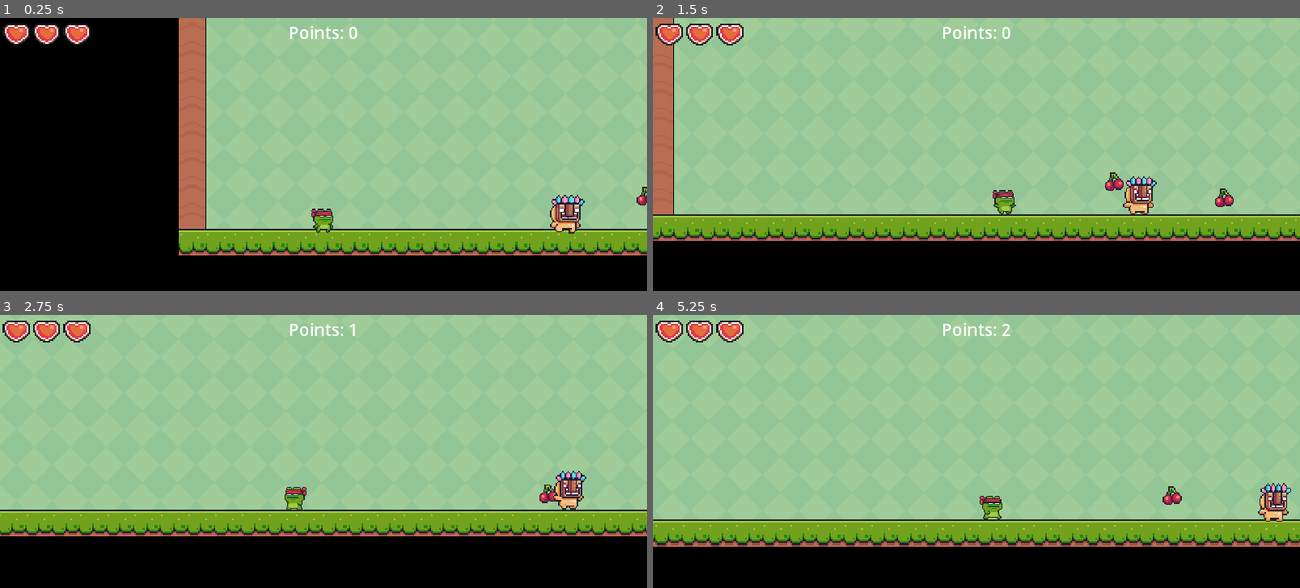
Above: before the commit, frames 1-4 (two rows, left to right).
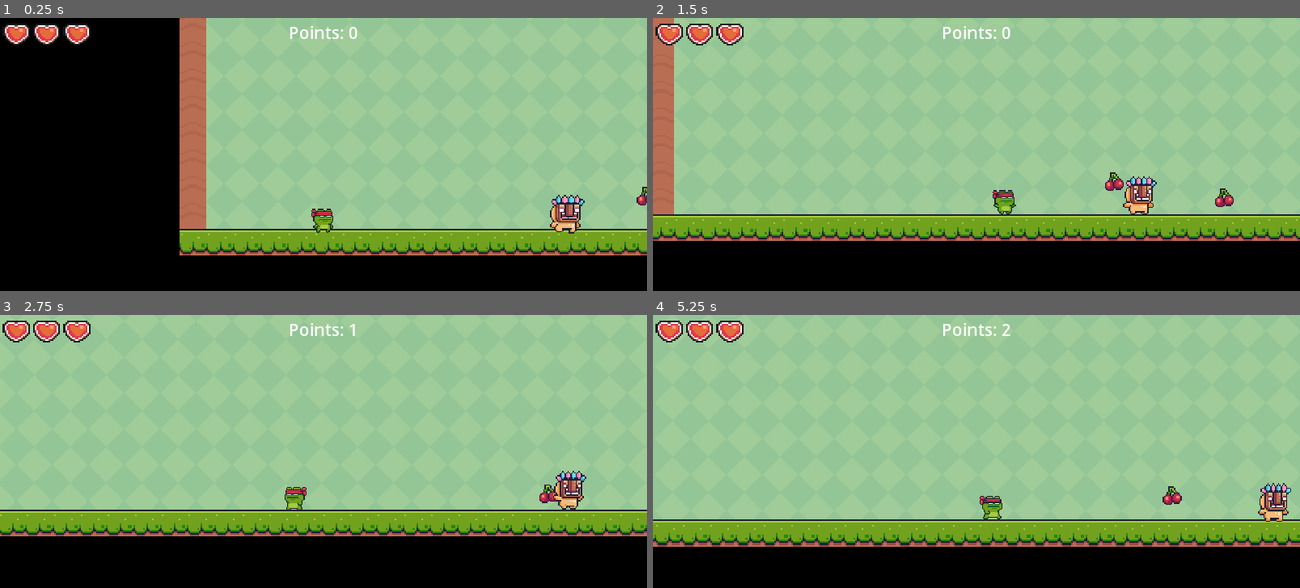
Above: after the commit, the same moments.

Repository: Zain12468/Godot-Side-Scroller-Game
Game: Godot game, scene res://Scenes/Levels/Level 1.tscn
The game is run twice, just before and just after one commit, with the same random seed, the same clock (stepped at 60 frames per second) and the same inputs.
Inputs:
- Up to frame 1 (0.25 s): no input
- Up to frame 2 (1.5 s): tap Enter (ui_accept) at 0.5, 0.77 s; hold Right (ui_right) from 0.53 s (still down)
- Up to frame 3 (2.75 s): tap Enter (ui_accept) at 1.52 s; release Right (ui_right) at 2.03 s; hold Left (ui_left) from 2.03 s (still down)
- Up to frame 4 (5.25 s): release Left (ui_left) at 2.78 s; hold Right (ui_right) 2.78-4.28 s; tap Enter (ui_accept) at 3.02, 3.77, 4.52 s; hold Left (ui_left) 4.28-5.03 s; hold Right (ui_right) from 5.03 s (still down)

The runs differ from the first frame. In frame 1, 0.7% of the frame differs, in the area x 27-99%, y 0-87%; in frame 2, 0.7%, in the area x 0-100%, y 0-82%; in frame 3, 0.5%; in frame 4, 0.7%.

Commit message:
Enemy Update 2
Issue Resolved: Enemy can no longer be pushed around

Diff:
--- a/Main Project/Scenes/Characters/Enemies/patrolling_enemy.gd
+++ b/Main Project/Scenes/Characters/Enemies/patrolling_enemy.gd
@@ -47,7 +47,7 @@
 	for i in get_slide_collision_count():
 		var collision = get_slide_collision(i)
 		var collider = collision.get_collider()
-		print_debug(collider.name)
+
 
 func flip():
 	#Flips the player
--- a/Main Project/Scenes/Characters/Enemies/patrolling_enemy.tscn
+++ b/Main Project/Scenes/Characters/Enemies/patrolling_enemy.tscn
@@ -96,17 +96,17 @@
 }]
 
 [sub_resource type="CapsuleShape2D" id="CapsuleShape2D_f53cx"]
-radius = 25.0
+radius = 26.0
 height = 62.0
 
 [sub_resource type="CapsuleShape2D" id="CapsuleShape2D_n8ci6"]
-radius = 25.0
+radius = 26.0
 height = 54.0
 
 [node name="Patrolling Enemy" type="CharacterBody2D"]
 position = Vector2(-10, -24)
-collision_layer = 2
-collision_mask = 2
+collision_layer = 3
+collision_mask = 3
 script = ExtResource("1_7np3j")
 
 [node name="AnimatedSprite2D" type="AnimatedSprite2D" parent="."]
@@ -122,6 +122,7 @@
 shape = SubResource("CapsuleShape2D_f53cx")
 
 [node name="Hitbox" type="Area2D" parent="."]
+collision_layer = 3
 
 [node name="CollisionShape2D" type="CollisionShape2D" parent="Hitbox"]
 visibility_layer = 2
--- a/Main Project/Scenes/Levels/Level 1.tscn
+++ b/Main Project/Scenes/Levels/Level 1.tscn
@@ -493,11 +493,10 @@
 stretch_mode = 1
 
 [node name="TileMap" type="TileMap" parent="Scene Objects"]
-position = Vector2(-1, 0)
 scale = Vector2(3, 3)
 tile_set = SubResource("TileSet_e424c")
 format = 2
-layer_0/tile_data = PackedInt32Array(851968, 458752, 0, 8519 …(2474 unchanged characters)…  786484, 458752, 1, 852020, 458752, 1, 786467, 393216, 1, 720931, 393216, 1, 720932, 524288, 1, 786468, 524288, 1, 720933, 524288, 1, 720934, 524288, 1, 786470, 524288, 1, 786469, 524288, 1)
+layer_0/tile_data = PackedInt32Array(851968, 458752, 0, 8519 …(2474 unchanged characters)…  786484, 458752, 1, 852020, 458752, 1, 720934, 393216, 0, 786470, 393216, 1, 720935, 458752, 0, 786471, 458752, 1, 720936, 524288, 0, 786472, 524288, 1)
 
 [node name="Player" parent="Scene Objects" instance=ExtResource("4_shit0")]
 position = Vector2(208, 540)
@@ -511,7 +510,7 @@
 [node name="Collectables" type="Node" parent="Scene Objects"]
 
 [node name="Finish" parent="Scene Objects" instance=ExtResource("5_2m082")]
-position = Vector2(1952, 589)
+position = Vector2(2434, 589)
 script = SubResource("GDScript_st6de")
 target_level = ExtResource("7_fqohm")
 
Not shown, changed: .DS_Store
Not shown, changed: Main Project/.DS_Store
